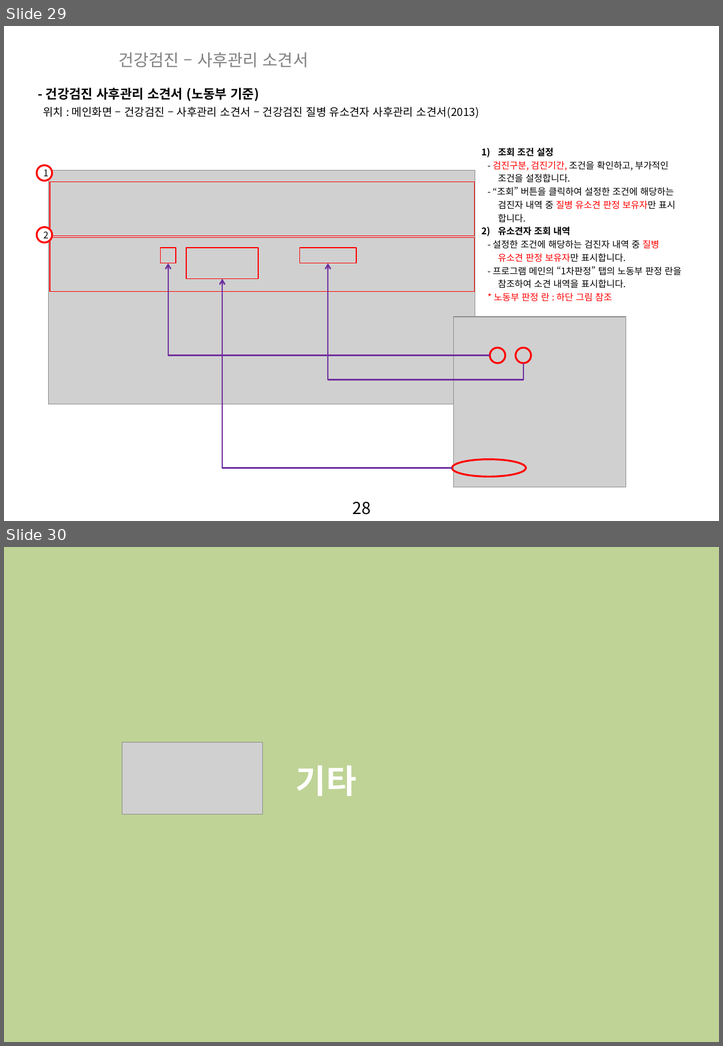
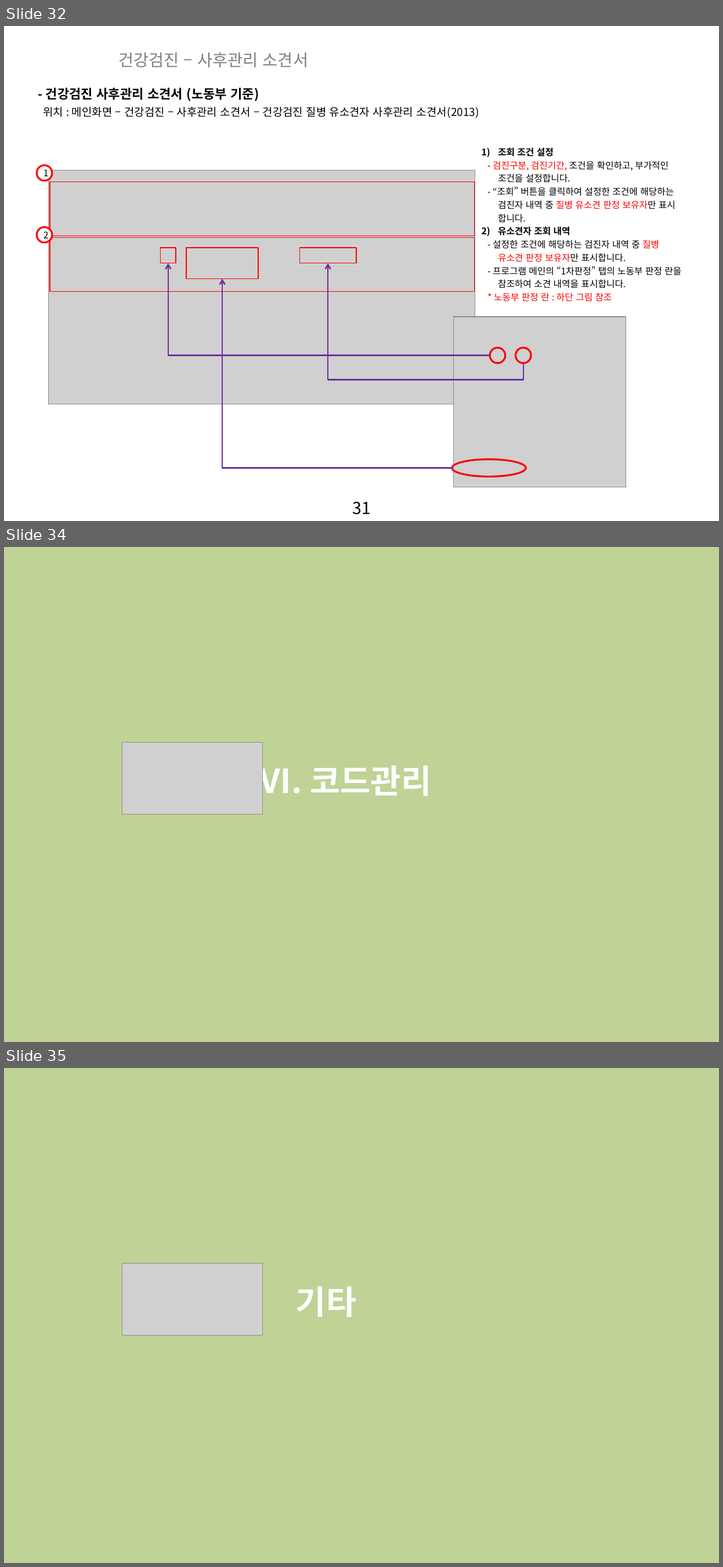
Before and after one commit to zooxop/ailiss_manual, a slide deck: manual/앨리스_매뉴얼_작업중.pptx. Shown one above the other, each under a label of ours: slides 29 and 30 before the commit, slides 32, 34 and 35 after it; the slides between them are not shown. The pictures are 723x1046 and 723x1567 pixels, drawn with LibreOffice and Linux fonts; fonts in the diff are those of the drawing; grey boxes stand for pictures; background and template pictures are left out; a plain dark background stands for a picture behind light text. Boxes give left, top, right and bottom in pixels: in the first picture for what was removed or moved away, otherwise in the second. Text is boxed around its words. In the diff, an @@ line names an element or a change of style, - is before the commit and + after.

```diff
--- a/manual/앨리스_매뉴얼_작업중.pptx
+++ b/manual/앨리스_매뉴얼_작업중.pptx
@@ slide 34 added at <box>4,547,719,1042</box>, background picture (left out); not listed: 1 template element that a slide beside it also shows @@
@@ rectangle added at <box>4,547,719,1042</box>, fill #BED395 @@
@@ picture added at <box>122,742,263,814</box> @@
@@ text added at <box>259,760,431,802</box>, 36 pt, text #FFFFFF, bold @@
+Ⅵ. 코드관리
@@ what was slide 29 is now slide 32 @@
@@ page number at <box>353,501,371,514</box>: text changed @@
-28
+31
@@ what was slide 30 is now slide 35 @@
```
Also in this commit, not shown: 1 slide changed, 4 other slides added.
